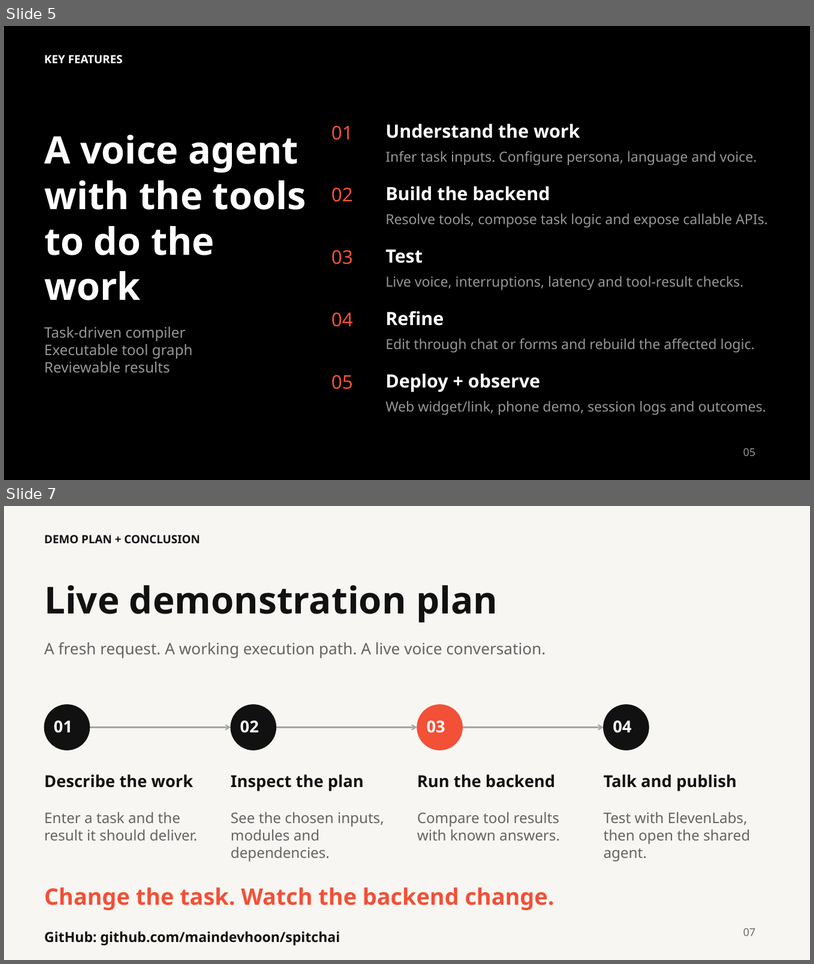
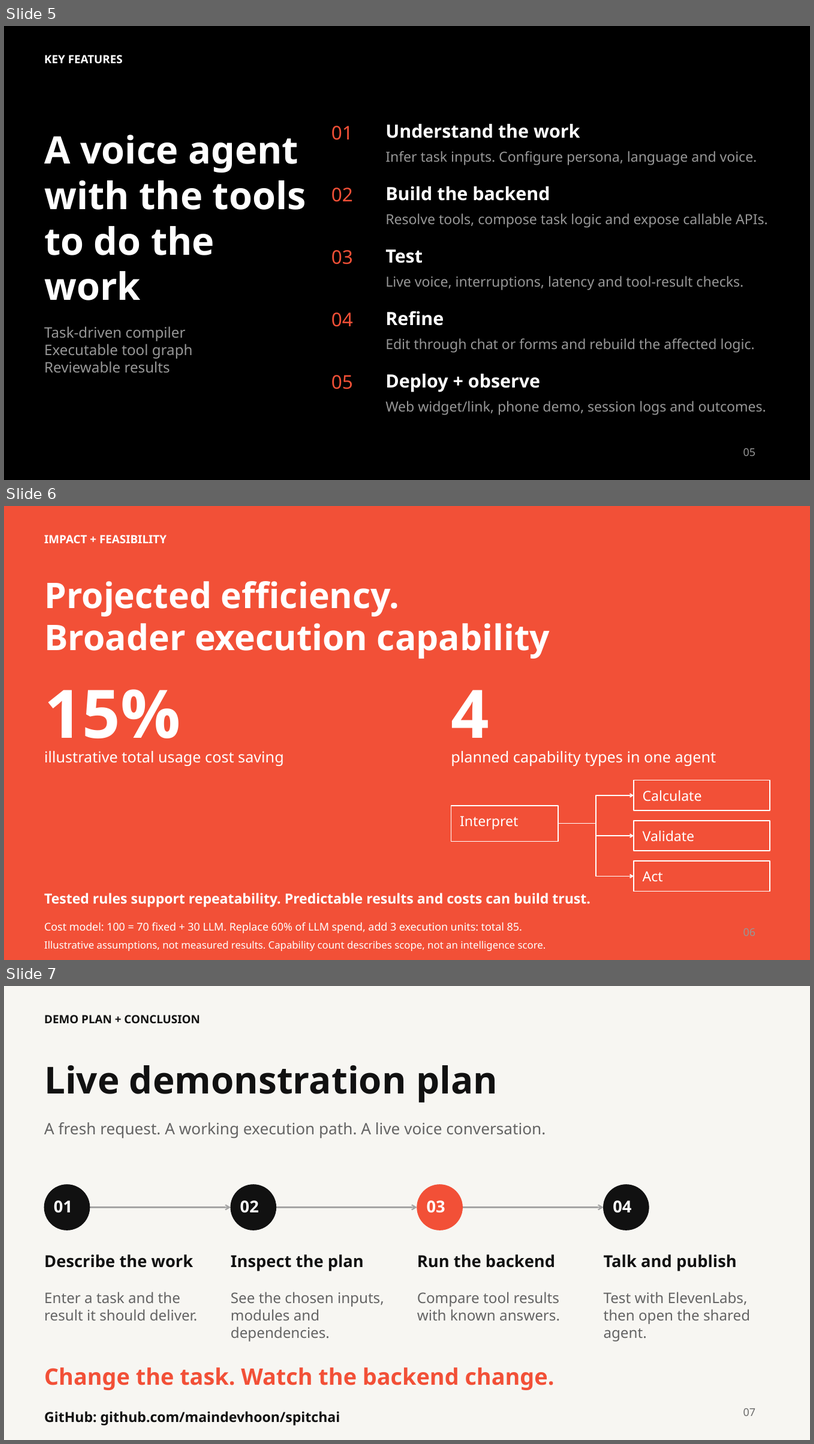
Before and after one commit to maindevhoon/spitchai, a slide deck: submission/SpitchAI-Build-Arena-Submission.pptx. Shown one above the other, each under a label of ours: slides 5 and 7 before the commit, slides 5, 6 and 7 after it; the slides between them are not shown. The pictures are 814x964 and 814x1444 pixels, drawn with LibreOffice and Linux fonts; fonts in the diff are those of the drawing. Boxes give left, top, right and bottom in pixels: in the first picture for what was removed or moved away, otherwise in the second. Text is boxed around its words. In the diff, an @@ line names an element or a change of style, - is before the commit and + after.

Commit message:
Add illustrative cost savings and capability infographic

```diff
--- a/submission/SpitchAI-Build-Arena-Submission.pptx
+++ b/submission/SpitchAI-Build-Arena-Submission.pptx
@@ slide 6 added at bbox=[4, 506, 810, 960], background #F25037 @@
@@ text added at bbox=[44, 535, 167, 543], 13.5 pt, text #FFFFFF, bold @@
+IMPACT + FEASIBILITY
@@ text added at bbox=[44, 581, 550, 658], 42 pt, text #FFFFFF, bold @@
+Projected efficiency.
+Broader execution capability
@@ text added at bbox=[44, 689, 181, 754], 79.5 pt, text #FFFFFF, bold @@
+15%
@@ text added at bbox=[451, 690, 489, 754], 79.5 pt, text #FFFFFF, bold @@
+4
@@ text added at bbox=[44, 751, 284, 766], 18 pt, text #FFFFFF @@
+illustrative total usage cost saving
@@ text added at bbox=[451, 751, 716, 766], 18 pt, text #FFFFFF @@
+planned capability types in one agent
@@ rectangle added at bbox=[635, 780, 770, 810], outline #FFFFFF 1.13 pt @@
@@ text added at bbox=[643, 790, 702, 801], 16.5 pt, text #FFFFFF @@
+Calculate
@@ rectangle added at bbox=[452, 805, 559, 841], outline #FFFFFF 1.13 pt @@
@@ elbow arrow added from (559, 823) to (635, 795), #FFFFFF 1.13 pt @@
@@ text added at bbox=[460, 816, 518, 829], 16.5 pt, text #FFFFFF @@
+Interpret
@@ elbow arrow added from (559, 823) to (635, 876), #FFFFFF 1.13 pt @@
@@ elbow arrow added from (559, 823) to (635, 835), #FFFFFF 1.13 pt @@
@@ rectangle added at bbox=[635, 820, 770, 851], outline #FFFFFF 1.13 pt @@
@@ text added at bbox=[643, 830, 695, 841], 16.5 pt, text #FFFFFF @@
+Validate
@@ rectangle added at bbox=[635, 861, 770, 891], outline #FFFFFF 1.13 pt @@
@@ text added at bbox=[643, 871, 663, 882], 16.5 pt, text #FFFFFF @@
+Act
@@ text added at bbox=[44, 892, 591, 907], 16.5 pt, text #FFFFFF, bold @@
+Tested rules support repeatability. Predictable results and costs can build trust.
@@ text added at bbox=[44, 922, 522, 933], 12.8 pt, text #FFFFFF @@
+Cost model: 100 = 70 fixed + 30 LLM. Replace 60% of LLM spend, add 3 execution units: total 85.
@@ text added at bbox=[44, 940, 546, 951], 12 pt, text #FFFFFF @@
+Illustrative assumptions, not measured results. Capability count describes scope, not an intelligence score.
```
Also in this commit, not shown: 1 slide removed, 1 other file.
